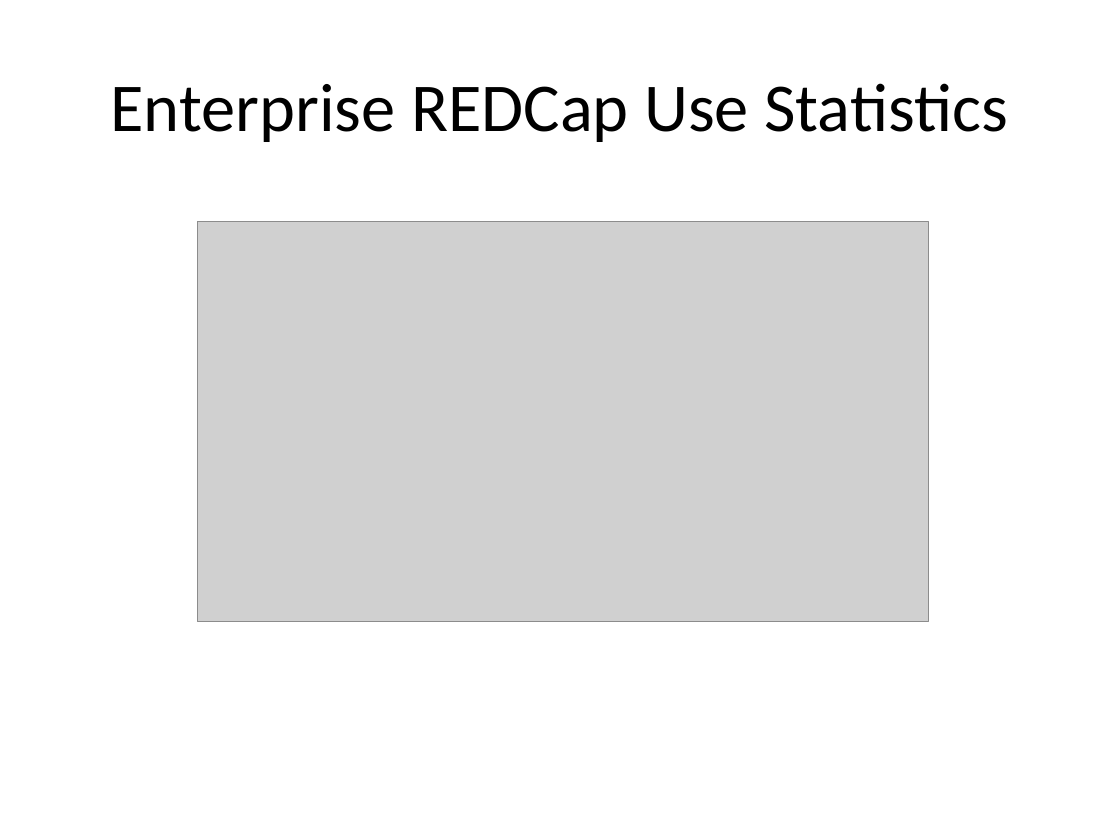
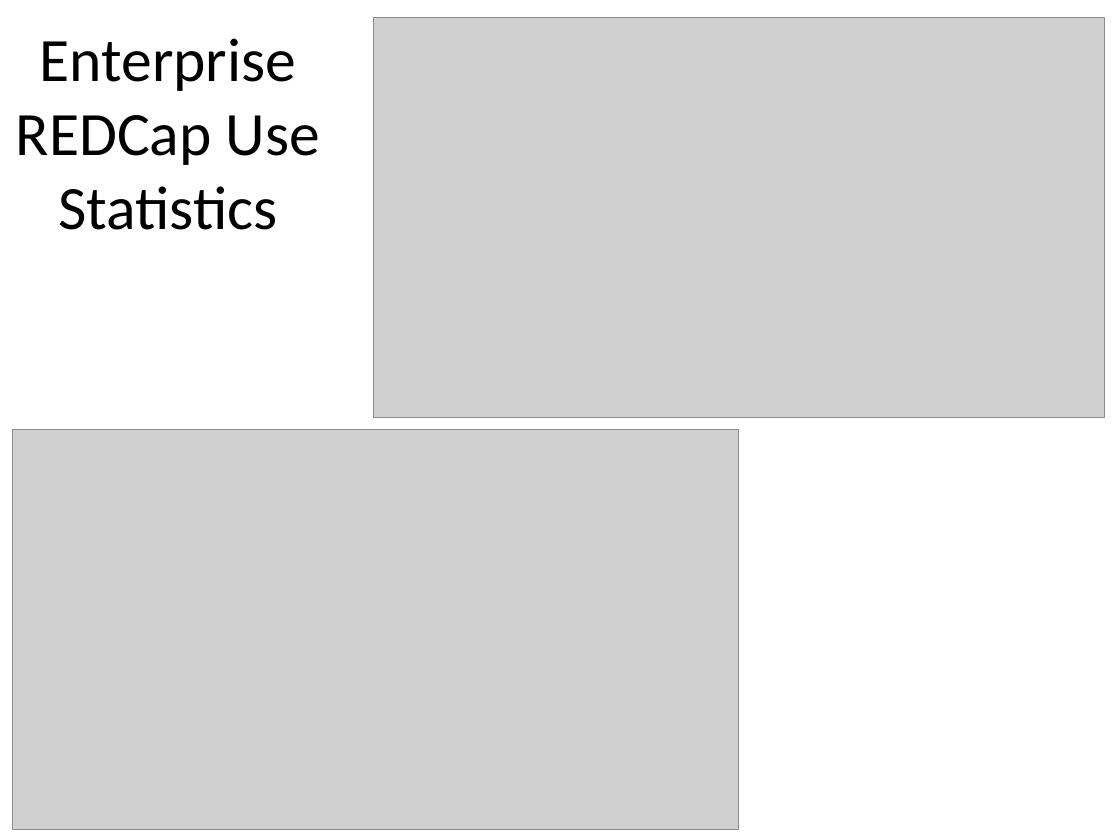
Before and after one commit to OuhscBbmc/RedcapGovernanceDocs, a slide deck: slide 12 of agendas/2016-04-redcap-governance-meeting.pptx. Drawn at 1120x840 pixels with LibreOffice and Linux fonts; fonts in the diff are those of the drawing; grey boxes stand for pictures. Boxes give left, top, right and bottom in pixels: in the first picture for what was removed or moved away, otherwise in the second. Text is boxed around its words. In the diff, an @@ line names an element or a change of style, - is before the commit and + after.

```diff
--- a/agendas/2016-04-redcap-governance-meeting.pptx
+++ b/agendas/2016-04-redcap-governance-meeting.pptx
@@ picture: place and size @@
-picture at [197,222,928,622]
+picture at [373,17,1104,417]
@@ text at [16,38,320,230]: text changed; size 44 to 39.6 pt @@
-Enterprise REDCap Use Statistics
+Enterprise
+REDCap Use Statistics
@@ picture added at [12,429,738,829] @@
```
Also in this commit, not shown: 7 other slides changed, 18 slides added, 8 slides removed.
